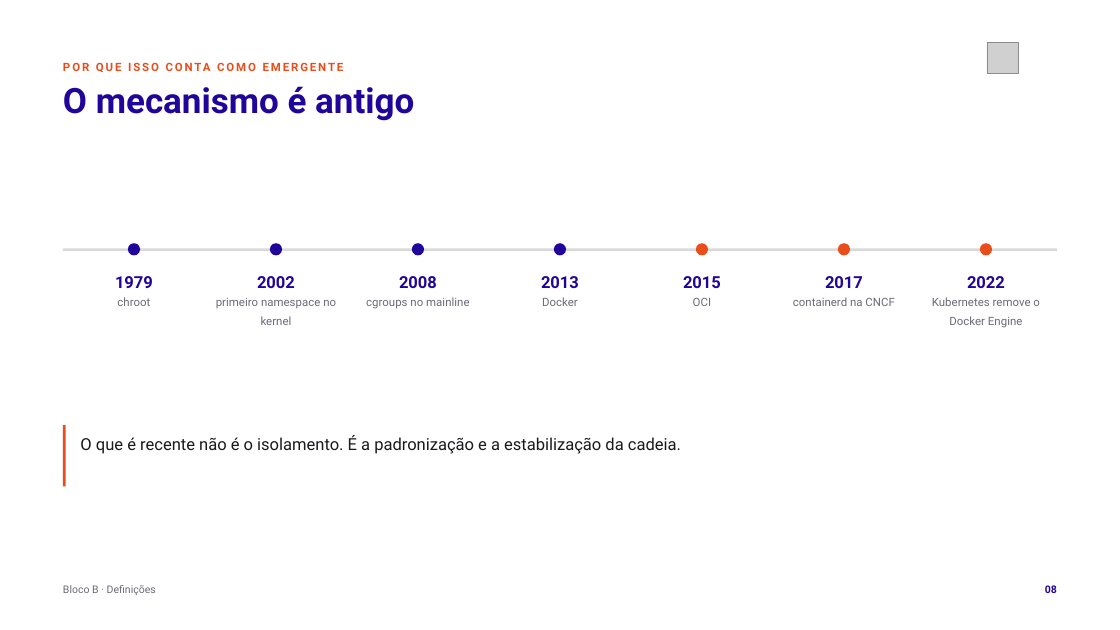
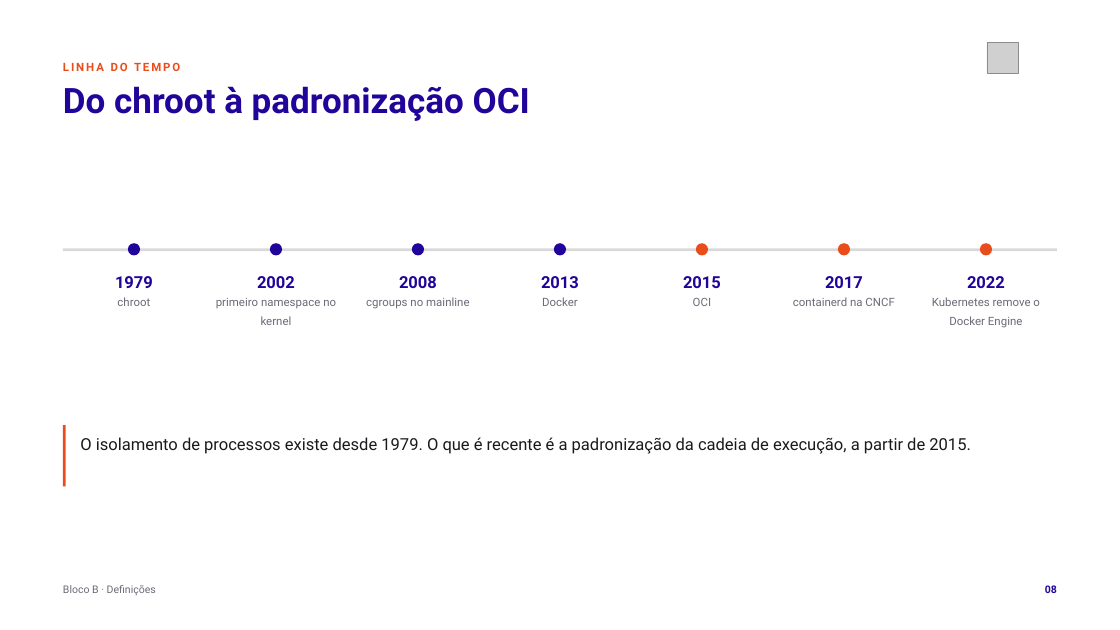
Before and after one commit to tcpassos/invite-app, a slide deck: slide 8 of trabalhos/T1-Docker-Invite-People.pptx. Drawn at 1120x630 pixels with LibreOffice and Linux fonts; fonts in the diff are those of the drawing; grey boxes stand for pictures. Boxes give left, top, right and bottom in pixels: in the first picture for what was removed or moved away, otherwise in the second. Text is boxed around its words. In the diff, an @@ line names an element or a change of style, - is before the commit and + after.

```diff
--- a/trabalhos/T1-Docker-Invite-People.pptx
+++ b/trabalhos/T1-Docker-Invite-People.pptx
@@ text at box(63, 62, 180, 71): text changed @@
-POR QUE ISSO CONTA COMO EMERGENTE
+LINHA DO TEMPO
@@ text at box(63, 86, 530, 121): text changed @@
-O mecanismo é antigo
+Do chroot à padronização OCI
@@ text at box(80, 437, 971, 454): text changed @@
-O que é recente não é o isolamento. É a padronização e a estabilização da cadeia.
+O isolamento de processos existe desde 1979. O que é recente é a padronização da cadeia de execução, a partir de 2015.
```
Also in this commit, not shown: 28 other slides changed, 32 other files.
